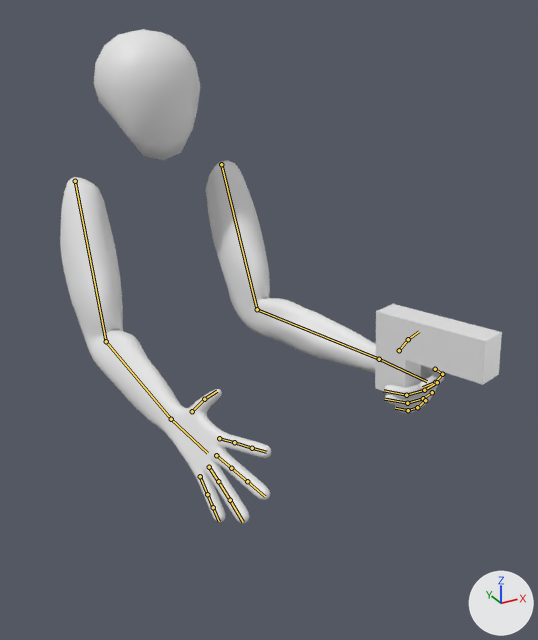
Before and after pictures for a commit that changed the Blender file Assets/Models/CartoonyGun.blend.
Camera for both pictures: a 50 mm lens placed at (-0.755, -2.085, 0.238), pointed at (0.098, -0.534, -0.537). Every picture has the same lights, and +X, +Y and +Z are marked at lower right. Both versions are drawn at frame 1 of the action 'GetR'; the numbers are the values there. The bones that bend it are drawn over the model as lines.
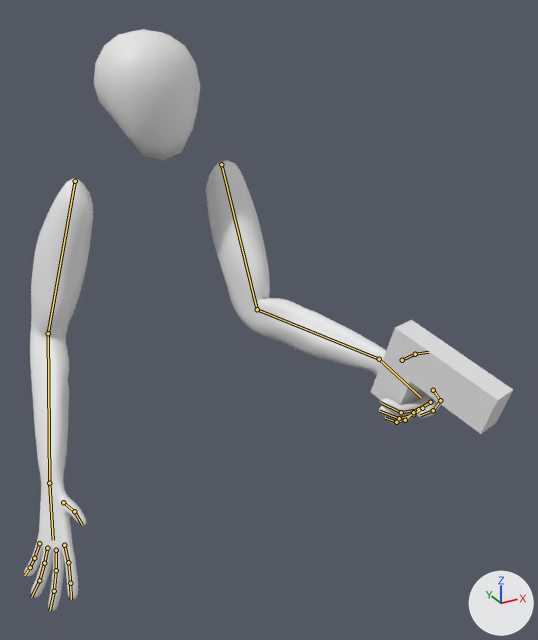
The edits, one by one:
Bone 'Bone' (bone_bone) turns from (89, 34, 91) to (74, 2, 95) degrees about its own x, y and z.
Bone 'Bone.001' (bone_bone_001) turns from (6, -15, -56) to (3, -18, -47) degrees about its own x, y and z.
Bone 'Bone.002' (bone_bone_002) turns from (9, -9, 0) to (9, -12, 9) degrees about its own x, y and z.
Bone 'Bone.004' (bone_bone_004) turns from (0, 0, 0) to (2, 1, 9) degrees about its own x, y and z.
Bone 'Bone.005' (bone_bone_005) turns from (0, 0, 0) to (2, 0, 9) degrees about its own x, y and z.
Bone 'Bone.009' (bone_bone_009) turns from (0, 0, 0) to (2, -1, 9) degrees about its own x, y and z.
Bone 'Bone.010' (bone_bone_010) turns from (0, 0, 0) to (2, -1, 9) degrees about its own x, y and z.
Bone 'Bone.011' (bone_bone_011) turns from (0, 0, 0) to (2, -1, 9) degrees about its own x, y and z.
Bone 'Bone.012' (bone_bone_012) turns from (0, 0, 0) to (2, -1, 9) degrees about its own x, y and z.
Bone 'Bone.013' (bone_bone_013) turns from (0, 0, 0) to (2, -1, 9) degrees about its own x, y and z.
Bone 'Bone.014' (bone_bone_014) turns from (0, 0, 0) to (2, -1, 9) degrees about its own x, y and z.
Bone 'Bone.015' (bone_bone_015) turns from (0, 0, 0) to (1, -2, 9) degrees about its own x, y and z.
Bone 'Bone.016' (bone_bone_016) turns from (0, 0, 0) to (1, -2, 9) degrees about its own x, y and z.
Bone 'Bone.017' (bone_bone_017) turns from (0, 0, 0) to (1, -2, 9) degrees about its own x, y and z.
Bone 'Bone.018' (bone_bone_018) turns from (0, 0, 0) to (1, -2, 9) degrees about its own x, y and z.
Bone 'Bone.019' (bone_bone_019) turns from (0, 0, 0) to (1, -2, 9) degrees about its own x, y and z.
Bone 'Bone.020' (bone_bone_020) turns from (0, 0, 0) to (1, -2, 9) degrees about its own x, y and z.
Bone 'Bone.002' (bone_bone_002_) turns from (0, 0, 4) to (0, 0, 24) degrees about its own x, y and z.

Boxes (x1, y1, x2, y2) around the edits, measured in the pictures (538 x 640 px):
'Cube.005', posed (67% narrower, 25% taller)
    before: (60, 177, 271, 523)
    after: (24, 178, 93, 611)
'Cube.009', posed
    before: (206, 161, 444, 414)
    after: (206, 161, 441, 425)
'Pistol', posed (12% wider, 31% taller)
    before: (375, 304, 502, 391)
    after: (371, 320, 513, 434)
bone 'Bone', root to tip
    before: (75, 181) to (106, 341)
    after: (75, 181) to (48, 333)
bone 'Bone.001', root to tip
    before: (106, 341) to (171, 419)
    after: (48, 333) to (49, 483)
bone 'Bone.002', root to tip
    before: (171, 419) to (207, 453)
    after: (49, 483) to (53, 540)
bone 'Bone.004', root to tip
    before: (192, 411) to (204, 399)
    after: (63, 502) to (74, 511)
bone 'Bone.005', root to tip
    before: (204, 399) to (217, 391)
    after: (74, 511) to (82, 524)
bone 'Bone.009', root to tip
    before: (219, 438) to (234, 442)
    after: (64, 545) to (68, 562)
bone 'Bone.010', root to tip
    before: (234, 442) to (252, 448)
    after: (68, 562) to (70, 583)
bone 'Bone.011', root to tip
    before: (252, 448) to (266, 452)
    after: (70, 583) to (71, 599)
bone 'Bone.012', root to tip
    before: (216, 455) to (231, 468)
    after: (56, 550) to (56, 570)
bone 'Bone.013', root to tip
    before: (231, 468) to (247, 481)
    after: (56, 570) to (54, 591)
bone 'Bone.014', root to tip
    before: (247, 481) to (265, 496)
    after: (54, 591) to (50, 610)
bone 'Bone.015', root to tip
    before: (209, 467) to (218, 481)
    after: (47, 548) to (44, 563)
bone 'Bone.016', root to tip
    before: (218, 481) to (230, 500)
    after: (44, 563) to (39, 580)
bone 'Bone.017', root to tip
    before: (230, 500) to (243, 522)
    after: (39, 580) to (31, 597)
bone 'Bone.018', root to tip
    before: (200, 476) to (207, 494)
    after: (39, 543) to (34, 558)
bone 'Bone.019', root to tip
    before: (207, 494) to (213, 507)
    after: (34, 558) to (30, 567)
bone 'Bone.020', root to tip
    before: (213, 507) to (219, 521)
    after: (30, 567) to (24, 575)
bone 'Bone.002', root to tip
    before: (379, 359) to (427, 381)
    after: (379, 359) to (421, 397)
